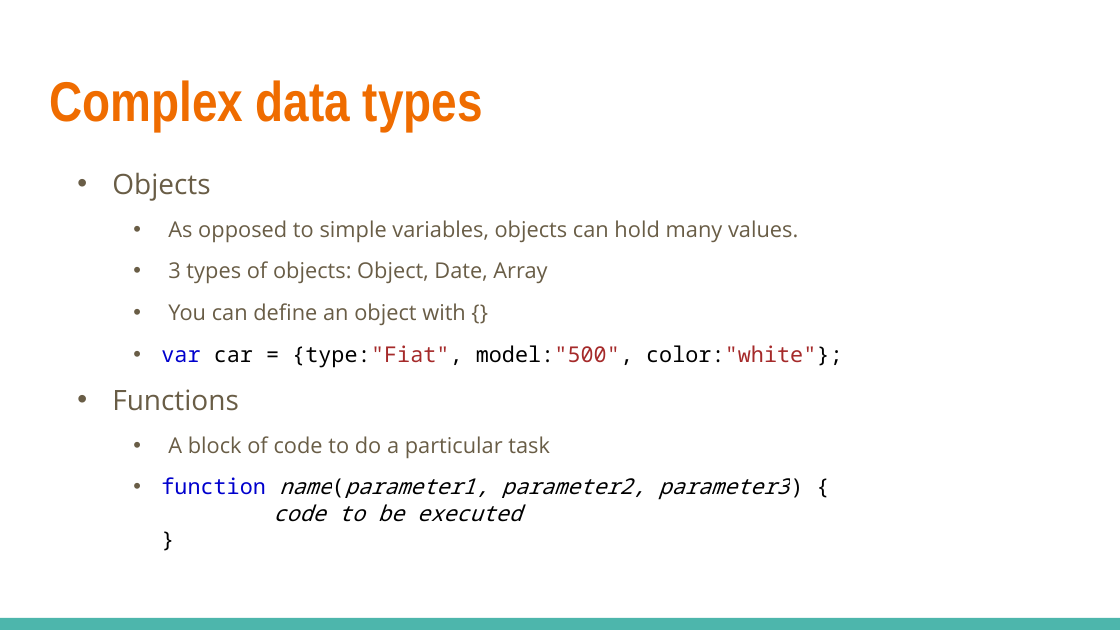
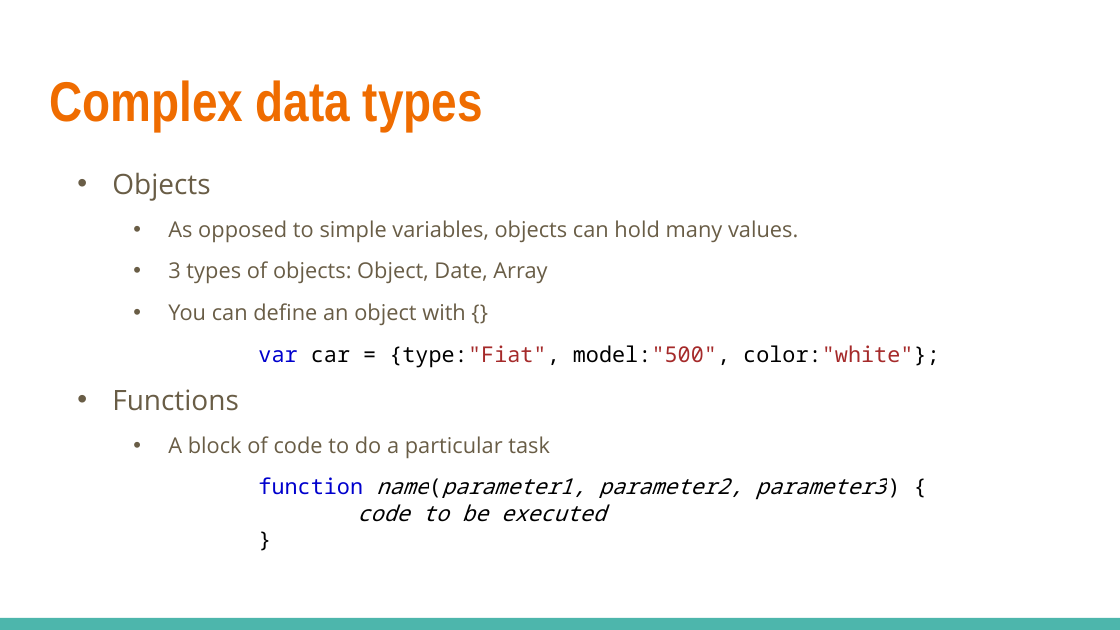
Before and after one commit to linkedin/high-school-trainee, a slide deck: slide 6 of Curriculum/Week_2/Lectures/2.1_JavaScript_Basics.pptx. Drawn at 1120x630 pixels with LibreOffice and Linux fonts; fonts in the diff are those of the drawing. Boxes give left, top, right and bottom in pixels: in the first picture for what was removed or moved away, otherwise in the second. Text is boxed around its words. In the diff, an @@ line names an element or a change of style, - is before the commit and + after.

```diff
--- a/Curriculum/Week_2/Lectures/2.1_JavaScript_Basics.pptx
+++ b/Curriculum/Week_2/Lectures/2.1_JavaScript_Basics.pptx
@@ text at bbox=[258, 345, 940, 522]: bullet • to none; list level 2 to 3 in "var car = {type:"Fiat", model:"500", ..." @@
```
Also in this commit, not shown: 14 other slides changed, 11 other files.
